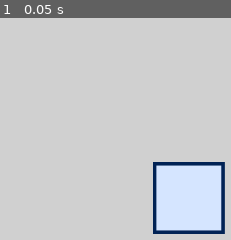
Above: before the commit, frame 1.
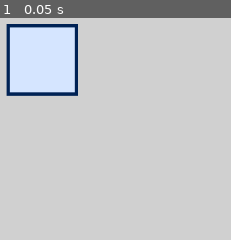
Above: after the commit, the same moment.

Repository: telmotrooper/vet-game
Game: Godot game, scene res://main.tscn
The game is run twice, just before and just after one commit, with the same random seed, the same clock (stepped at 60 frames per second) and the same inputs.
Inputs:
- Up to frame 1 (0.05 s): no input

The runs differ from the first frame. In frame 1, 20% of the frame differs, in the area x 2-98%, y 2-98%.

Commit message:
drag and drop

Diff:
--- /dev/null
+++ b/draggable_object.gd
@@ -0,0 +1,14 @@
+class_name DraggableObject
+extends TextureRect
+
+func _get_drag_data(_at_position: Vector2) -> Variant:
+	var drag_preview = TextureRect.new()
+	drag_preview.texture = texture
+	set_drag_preview(drag_preview)
+	return self
+
+func _can_drop_data(_at_position: Vector2, data: Variant) -> bool:
+	return true
+
+func _drop_data(_at_position: Vector2, data: Variant) -> void:
+	pass
--- a/level_1.tscn
+++ b/level_1.tscn
@@ -1,6 +1,7 @@
-[gd_scene load_steps=2 format=3 uid="uid://cqqouxh0tnhtp"]
+[gd_scene load_steps=3 format=3 uid="uid://cqqouxh0tnhtp"]
 
 [ext_resource type="Texture2D" uid="uid://bwvk2il82mqsk" path="res://square.svg" id="1_7qxg0"]
+[ext_resource type="Script" path="res://draggable_object.gd" id="2_jfxkb"]
 
 [node name="Level1" type="Node2D"]
 
@@ -15,6 +16,10 @@
 grow_vertical = 2
 color = Color(0.815389, 0.815389, 0.815389, 1)
 
-[node name="Square" type="Sprite2D" parent="."]
-position = Vector2(626, 624)
+[node name="Square" type="TextureRect" parent="."]
+offset_left = 189.0
+offset_top = 207.0
+offset_right = 229.0
+offset_bottom = 247.0
 texture = ExtResource("1_7qxg0")
+script = ExtResource("2_jfxkb")
